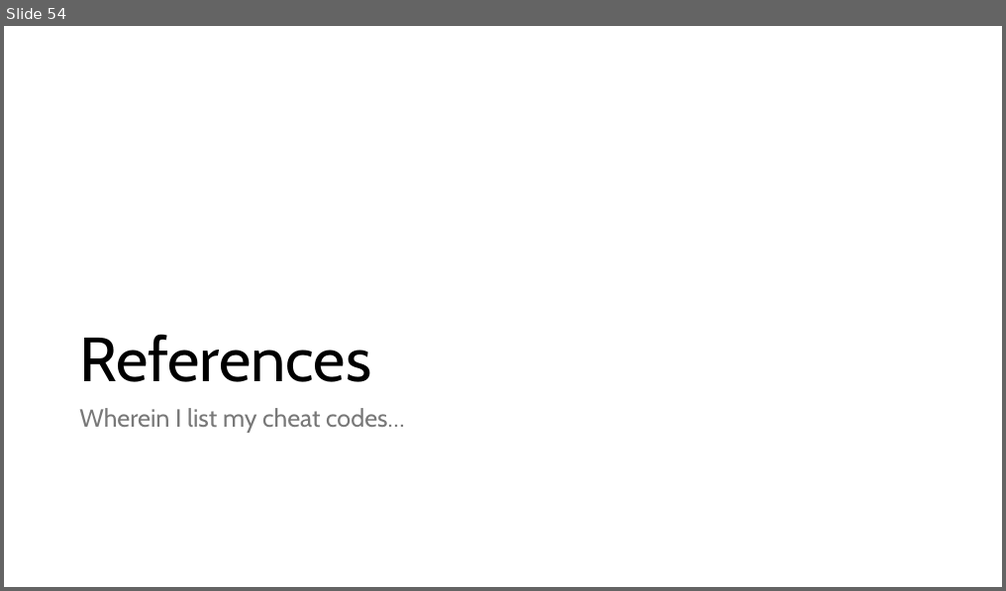
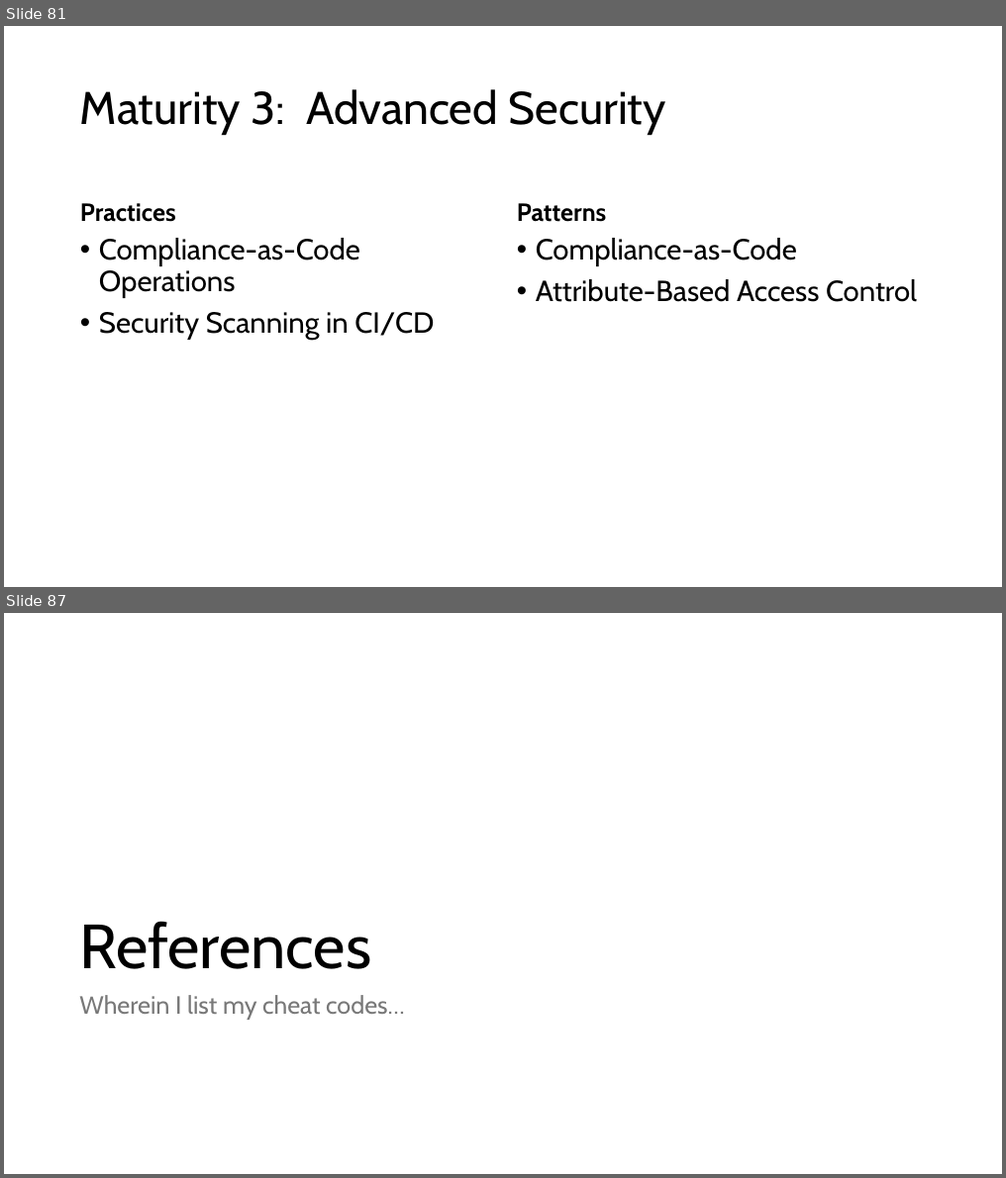
Before and after one commit to ericburcham/cloud-patterns-and-practices, a slide deck: Presentation.pptx. Shown one above the other, each under a label of ours: slide 54 before the commit, slides 81 and 87 after it; the slides between them are not shown. The pictures are 1006x591 and 1006x1178 pixels, drawn with LibreOffice and Linux fonts; fonts in the diff are those of the drawing. Boxes give left, top, right and bottom in pixels: in the first picture for what was removed or moved away, otherwise in the second. Text is boxed around its words. In the diff, an @@ line names an element or a change of style, - is before the commit and + after.

```diff
--- a/Presentation.pptx
+++ b/Presentation.pptx
@@ slide 81 added at (4, 26, 1002, 587), background #FFFFFF @@
@@ title added at (80, 89, 666, 135), 44 pt, text #000000 @@
+Maturity 3: Advanced Security
@@ text added at (80, 203, 176, 222), 24 pt, text #000000, bold @@
+Practices
@@ text added at (517, 203, 607, 222), 24 pt, text #000000, bold @@
+Patterns
@@ text added at (99, 238, 434, 340), 28 pt, text #000000 @@
+• Compliance-as-Code Operations
+• Security Scanning in CI/CD
@@ text added at (536, 238, 917, 302), 28 pt, text #000000 @@
+• Compliance-as-Code
+• Attribute-Based Access Control
@@ what was slide 54 is now slide 87 @@
```
Also in this commit, not shown: 2 slides changed, 34 other slides added, 1 other file.
